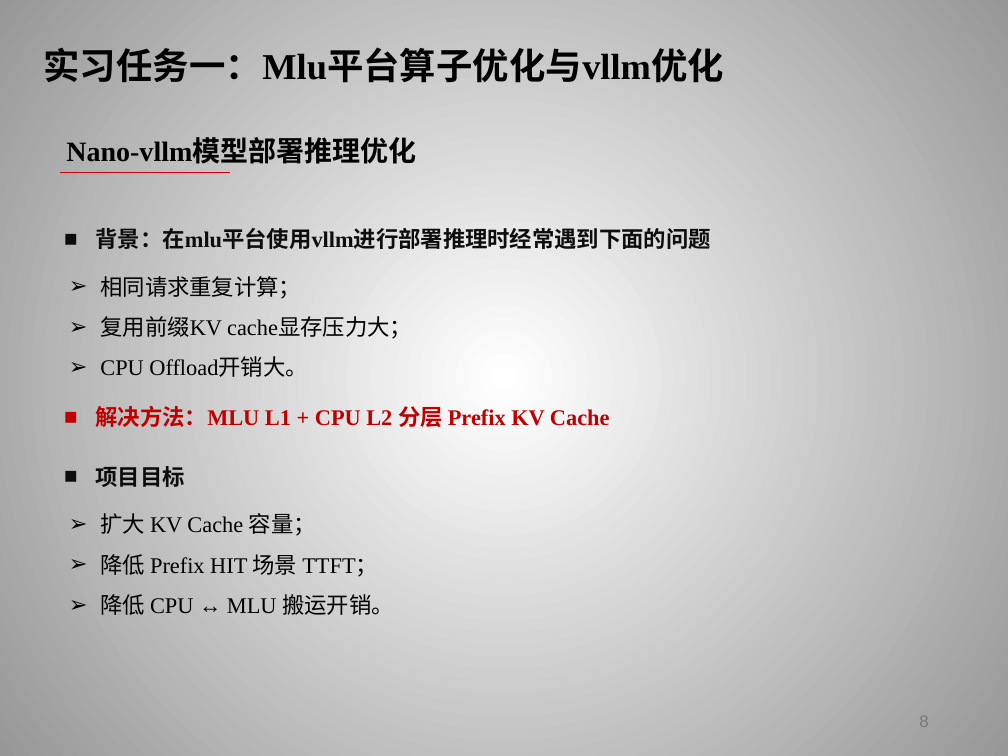
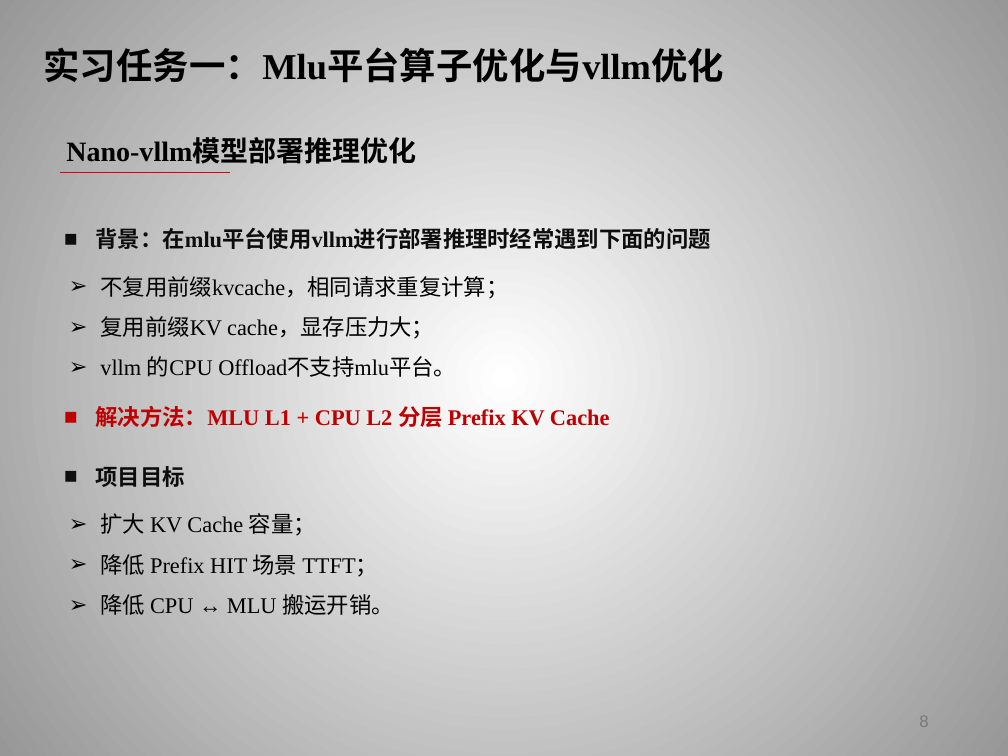
Before and after one commit to huohuomiao/ScriptWhisper, a slide deck: slide 8 of 霍子昂实习总结.pptx. Drawn at 1008x756 pixels with LibreOffice and Linux fonts; fonts in the diff are those of the drawing; background and template pictures are left out. Boxes give left, top, right and bottom in pixels: in the first picture for what was removed or moved away, otherwise in the second. Text is boxed around its words. In the diff, an @@ line names an element or a change of style, - is before the commit and + after.

```diff
--- a/霍子昂实习总结.pptx
+++ b/霍子昂实习总结.pptx
@@ text at bbox=[100, 276, 508, 377]: text changed @@
-➢ 相同请求重复计算；
-➢ 复用前缀KV cache显存压力大；
-➢ CPU Offload开销大。
+➢ 不复用前缀kvcache，相同请求重复计算；
+➢ 复用前缀KV cache，显存压力大；
+➢ vllm 的CPU Offload不支持mlu平台。
```
Also in this commit, not shown: 23 other slides changed, 2 slides added, 2 slides removed.
